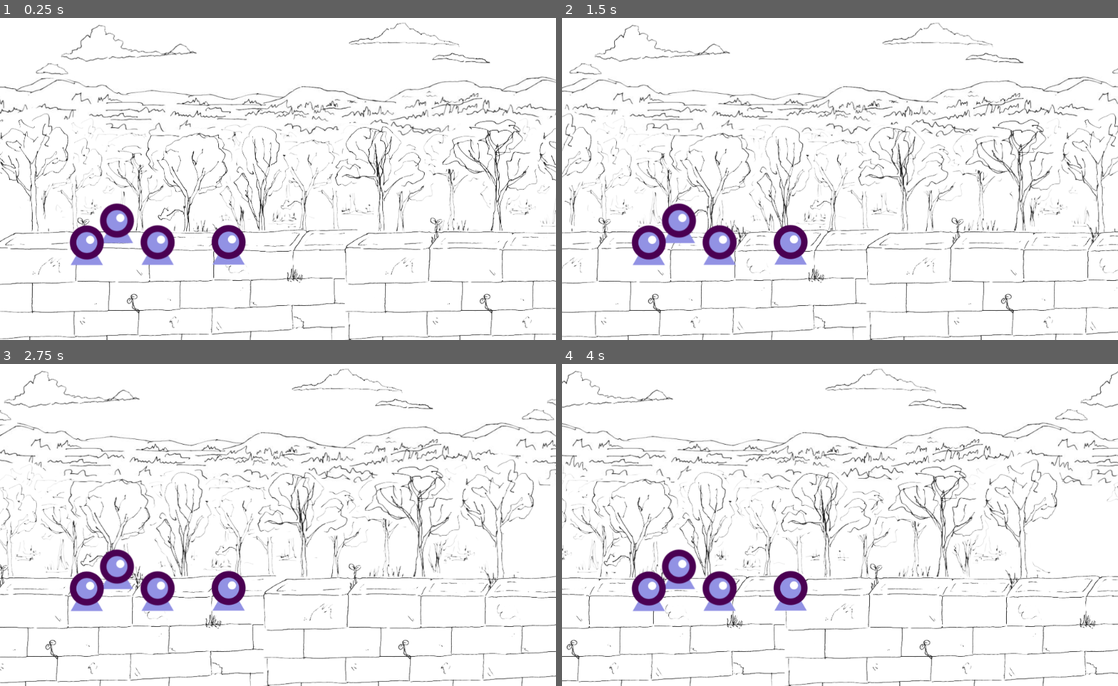
Above: before the commit, frames 1-4 (two rows, left to right).
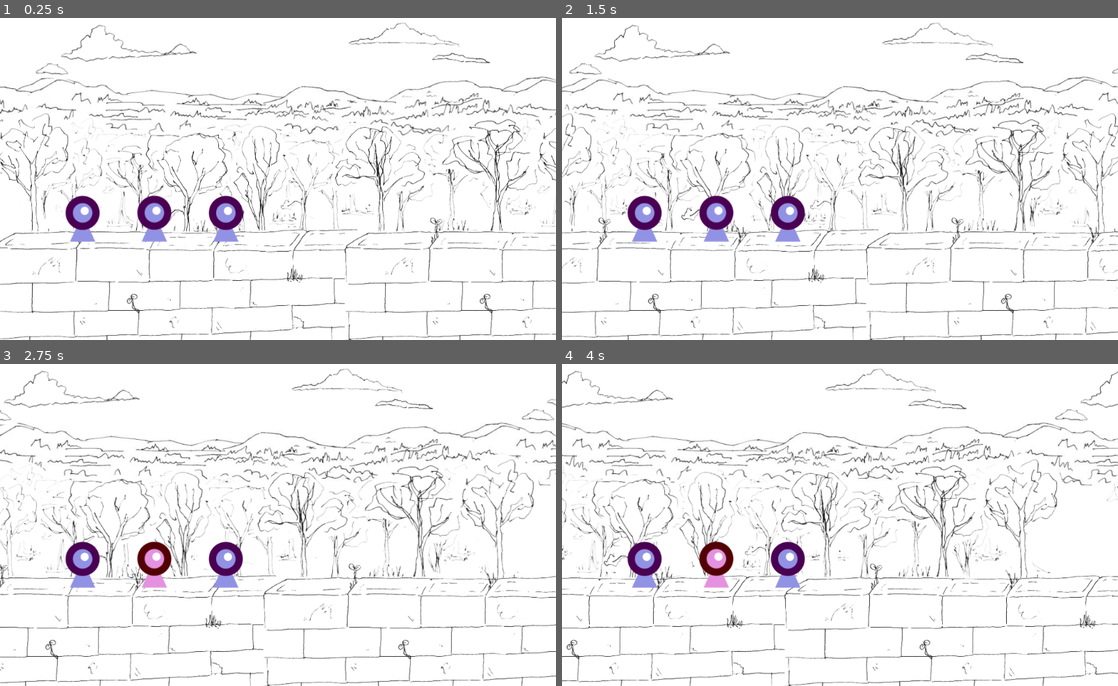
Above: after the commit, the same moments.

Repository: Binney/ludum-dare-46
Game: Godot game, scene res://LevelOne.tscn
The game is run twice, just before and just after one commit, with the same random seed, the same clock (stepped at 60 frames per second) and the same inputs.
Inputs (mouse positions are in pixels of both pictures, inside the frame that each line leads up to):
- Up to frame 1 (0.25 s): no input
- Up to frame 2 (1.5 s): move the mouse to (962, 159) at 0.52 s; click (962, 159) at 0.67 s; move the mouse to (728, 195) at 1.27 s; click (728, 195) at 1.42 s
- Up to frame 3 (2.75 s): move the mouse to (333, 450) at 2.02 s; click (333, 450) at 2.17 s
- Up to frame 4 (4 s): move the mouse to (812, 589) at 2.77 s; click (812, 589) at 2.92 s; move the mouse to (1006, 573) at 3.52 s; click (1006, 573) at 3.67 s

The runs differ from the first frame. In frame 1, 3.7% of the frame differs, in the area x 11-45%, y 55-77%; in frame 2, 3.8%; in frame 3, 3.8%; in frame 4, 3.8%.

Commit message:
Resolve merge conflicts (turn Players back into Mousicians)

Diff:
--- a/project/LevelOne.tscn
+++ b/project/LevelOne.tscn
@@ -1,7 +1,7 @@
-[gd_scene load_steps=18 format=2]
+[gd_scene load_steps=21 format=2]
 
 [ext_resource path="res://background/tree0.png" type="Texture" id=1]
-[ext_resource path="res://Player.tscn" type="PackedScene" id=2]
+[ext_resource path="res://music/song_1/loop_guitar.ogg" type="AudioStream" id=2]
 [ext_resource path="res://background/countryside.jpg" type="Texture" id=3]
 [ext_resource path="res://LevelOne.gd" type="Script" id=4]
 [ext_resource path="res://background/tree4.png" type="Texture" id=5]
@@ -15,6 +15,9 @@
 [ext_resource path="res://background/trees_mid.png" type="Texture" id=13]
 [ext_resource path="res://background/trees_near.png" type="Texture" id=14]
 [ext_resource path="res://background/wall.png" type="Texture" id=15]
+[ext_resource path="res://Mousician.tscn" type="PackedScene" id=16]
+[ext_resource path="res://music/song_1/loop_tuba.ogg" type="AudioStream" id=17]
+[ext_resource path="res://music/song_1/loop_snare.ogg" type="AudioStream" id=18]
 
 [sub_resource type="Gradient" id=1]
 offsets = PoolRealArray( 0.254286, 0.445714, 0.608571, 1 )
@@ -25,9 +28,6 @@
 
 [node name="LevelOne" type="Node2D"]
 script = ExtResource( 4 )
-
-[node name="Player" parent="." instance=ExtResource( 2 )]
-position = Vector2( 215.446, 379.87 )
 
 [node name="CountrysideBackground" type="ParallaxBackground" parent="."]
 script = ExtResource( 11 )
@@ -133,12 +133,15 @@
 region_enabled = true
 region_rect = Rect2( 0, 0, 763, 278 )
 
-[node name="Guitarist" parent="." instance=ExtResource( 2 )]
-position = Vector2( 290.305, 419.945 )
-
-[node name="Drummer" parent="." instance=ExtResource( 2 )]
-position = Vector2( 421.08, 419.435 )
+[node name="Drummer" parent="." instance=ExtResource( 16 )]
+position = Vector2( 415.936, 376.566 )
+loop_track = ExtResource( 18 )
 is_percussion = true
 
-[node name="Tubist" parent="." instance=ExtResource( 2 )]
-position = Vector2( 159.887, 420.275 )
+[node name="Guitarist" parent="." instance=ExtResource( 16 )]
+position = Vector2( 284.303, 376.219 )
+loop_track = ExtResource( 2 )
+
+[node name="Tubist" parent="." instance=ExtResource( 16 )]
+position = Vector2( 152.171, 376.549 )
+loop_track = ExtResource( 17 )
--- a/project/Player.tscn
+++ /dev/null
@@ -1,68 +0,0 @@
-[gd_scene load_steps=7 format=2]
-
-[ext_resource path="res://sprite/eye1.png" type="Texture" id=1]
-[ext_resource path="res://sprite/eye0.png" type="Texture" id=2]
-[ext_resource path="res://music/synth_test.wav" type="AudioStream" id=4]
-
-[sub_resource type="GDScript" id=3]
-script/source = "extends Area2D
-
-export var speed = 400
-export var moving = false
-
-# Declare member variables here. Examples:
-# var a = 2
-# var b = \"text\"
-
-
-# Called when the node enters the scene tree for the first time.
-func _ready():
-
-	pass # Replace with function body.
-
-# Called every frame. 'delta' is the elapsed time since the previous frame.
-func _process(delta):
-	if moving:
-		$AnimatedSprite.play()
-		if !$AudioStreamPlayer.playing:
-			$AudioStreamPlayer.play()
-	else:
-		$AnimatedSprite.stop()
-		$AudioStreamPlayer.stop()
-"
-
-[sub_resource type="SpriteFrames" id=1]
-animations = [ {
-"frames": [  ],
-"loop": true,
-"name": "default",
-"speed": 5.0
-}, {
-"frames": [ ExtResource( 2 ), ExtResource( 1 ) ],
-"loop": true,
-"name": "eye",
-"speed": 5.0
-} ]
-
-[sub_resource type="CapsuleShape2D" id=2]
-radius = 30.5
-height = 16.0
-
-[node name="Player" type="Area2D"]
-position = Vector2( 115.5, 88 )
-script = SubResource( 3 )
-__meta__ = {
-"_edit_group_": true
-}
-
-[node name="AnimatedSprite" type="AnimatedSprite" parent="."]
-frames = SubResource( 1 )
-animation = "eye"
-
-[node name="CollisionShape2D" type="CollisionShape2D" parent="."]
-position = Vector2( 0, 6 )
-shape = SubResource( 2 )
-
-[node name="AudioStreamPlayer" type="AudioStreamPlayer" parent="."]
-stream = ExtResource( 4 )
-volume_db = 1.0
